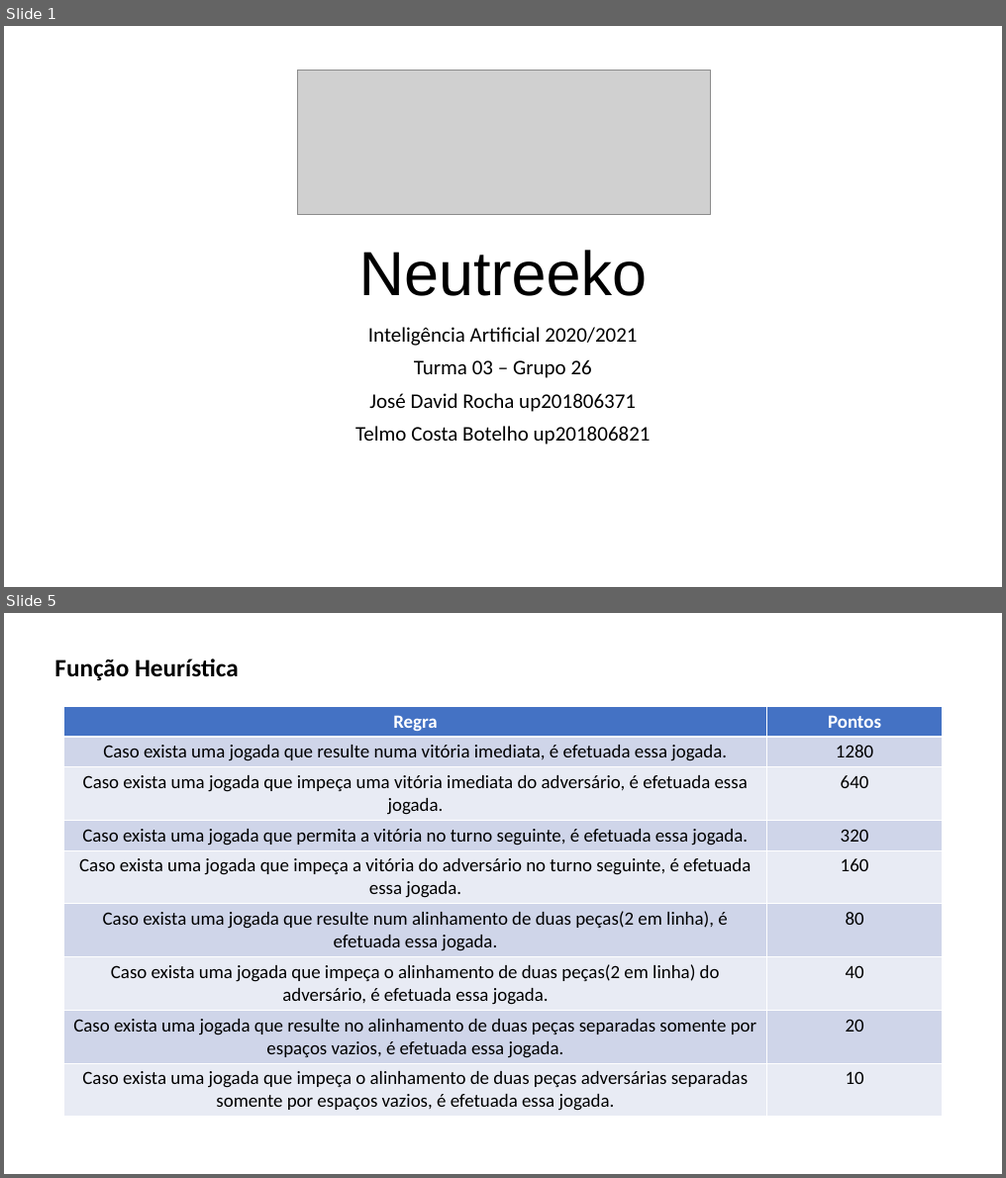
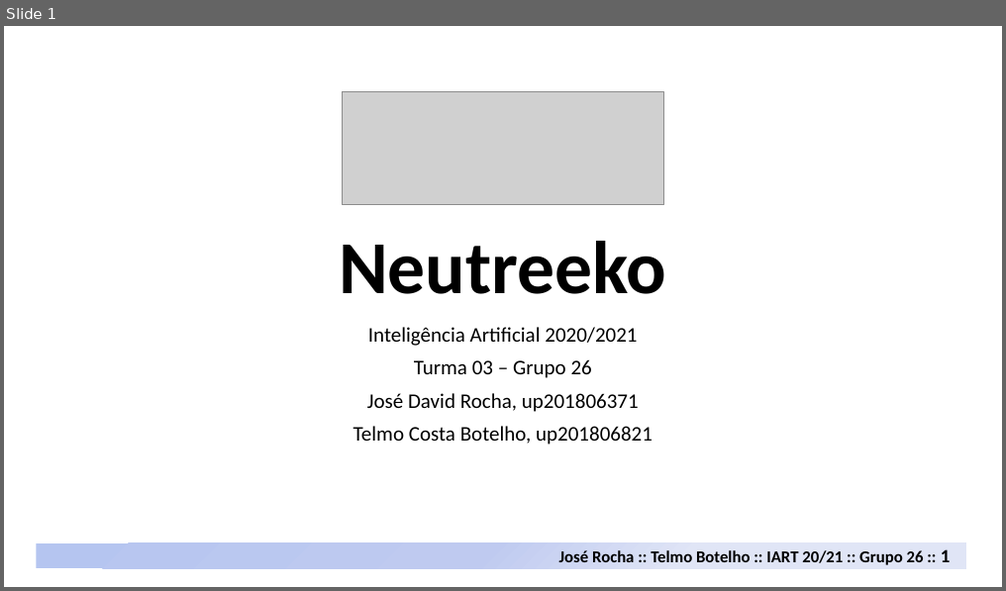
Before and after one commit to davidrocha9/FEUP-IART, a slide deck: Proj1/doc/Neutreeko.pptx. Shown one above the other, each under a label of ours: slides 1 and 5 before the commit, slide 1 after it; the slides between them are not shown. The pictures are 1006x1178 and 1006x591 pixels, drawn with LibreOffice and Linux fonts; fonts in the diff are those of the drawing; grey boxes stand for pictures. Boxes give left, top, right and bottom in pixels: in the first picture for what was removed or moved away, otherwise in the second. Text is boxed around its words. In the diff, an @@ line names an element or a change of style, - is before the commit and + after.

```diff
--- a/Proj1/doc/Neutreeko.pptx
+++ b/Proj1/doc/Neutreeko.pptx
@@ slide 5 removed at box(4, 613, 1002, 1174), background #FFFFFF @@
@@ text removed at box(54, 659, 239, 681) @@
-Função Heurística
@@ table removed at box(63, 707, 943, 1115), 9 rows, 2 columns @@
-Regra | Pontos
-Caso exista uma jogada que resulte numa vitória imediata, é efetuada essa jogada. | 1280
-Caso exista uma jogada que impeça uma vitória imediata do adversário, é efetuada essa jogada. | 640
-Caso exista uma jogada que permita a vitória no turno seguinte, é efetuada essa jogada. | 320
-Caso exista uma jogada que impeça a vitória do adversário no turno seguinte, é efetuada essa jogada. | 160
-Caso exista uma jogada que resulte num alinhamento de duas peças(2 em linha), é efetuada essa jogada. | 80
-Caso exista uma jogada que impeça o alinhamento de duas peças(2 em linha) do adversário, é efetuada essa jogada. | 40
-Caso exista uma jogada que resulte no alinhamento de duas peças separadas somente por espaços vazios, é efetuada essa jogada. | 20
-Caso exista uma jogada que impeça o alinhamento de duas peças adversárias separadas somente por espaços vazios, é efetuada essa jogada. | 10
@@ slide 1 changed as well @@
@@ picture: place and size @@
-picture at box(297, 71, 711, 215)
+picture at box(343, 92, 663, 205)
@@ title "Neutreeko" at box(339, 241, 666, 294): size 60 to 72 pt, font Arial to Calibri, bold on @@
@@ subtitle at box(353, 393, 652, 445): text changed @@
-José David Rocha up201806371
-Telmo Costa Botelho up201806821
+José David Rocha, up201806371
+Telmo Costa Botelho, up201806821
@@ rectangle added at box(37, 544, 966, 569), fill gradient #B6C4F0 to #C0CBF0 to #E0E5F7 @@
@@ text added at box(559, 550, 950, 566), 16 pt, text #000000, bold @@
+José Rocha :: Telmo Botelho :: IART 20/21 :: Grupo 26 :: 1
```
Also in this commit, not shown: 4 other slides changed, 5 slides added, 5 other files.
